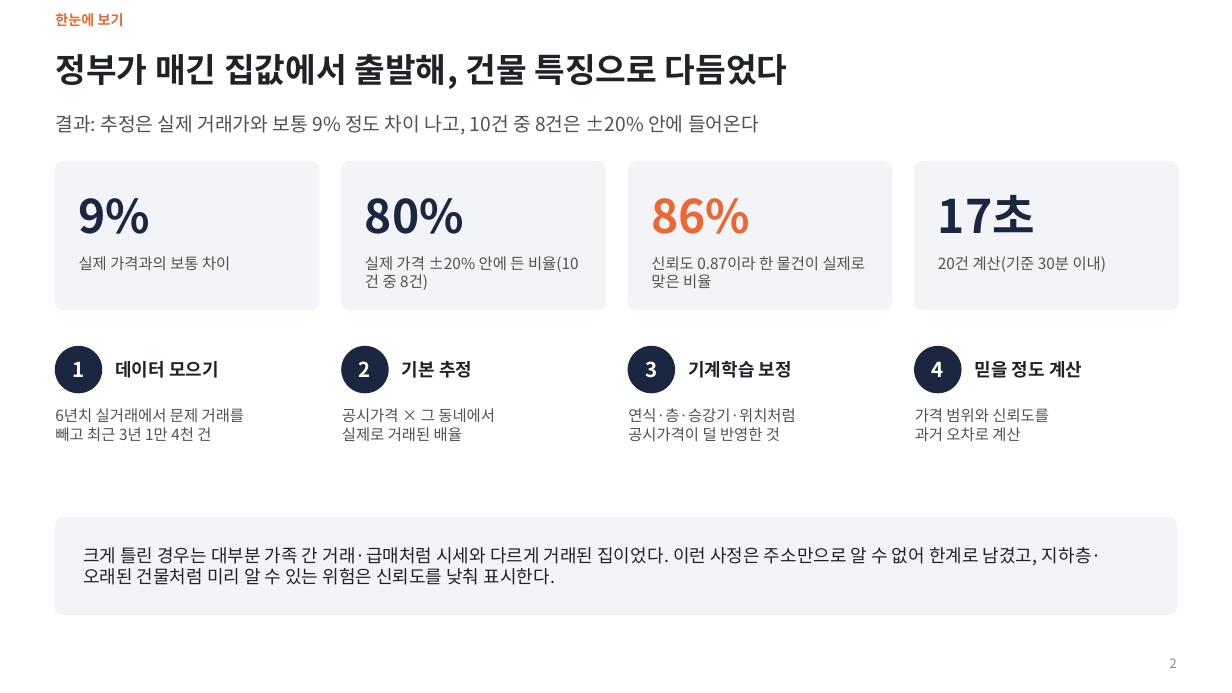
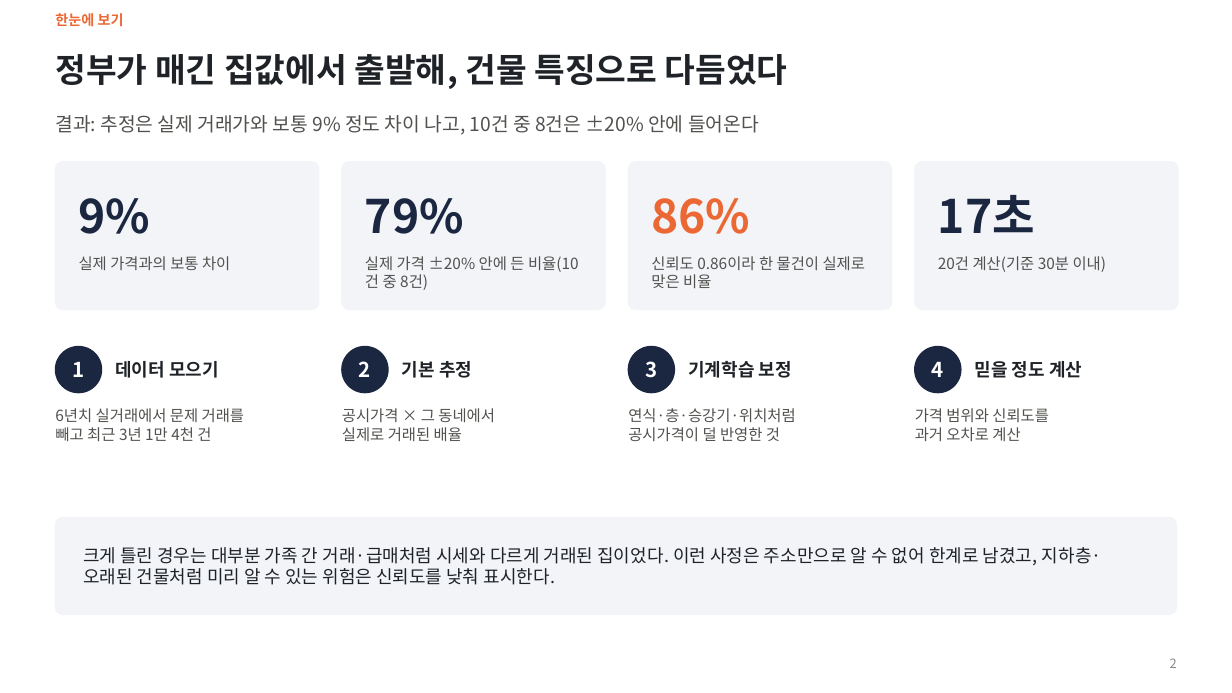
Before and after one commit to KimInSeok-DA/DA_Seoul_Villa_AVM, a slide deck: slide 2 of presentation/AVM_발표.pptx. Drawn at 1232x693 pixels with LibreOffice and Linux fonts; fonts in the diff are those of the drawing. Boxes give left, top, right and bottom in pixels: in the first picture for what was removed or moved away, otherwise in the second. Text is boxed around its words. In the diff, an @@ line names an element or a change of style, - is before the commit and + after.

Commit message:
문서·PPT: 철거된 건물 거래 제외 반영과 숫자 갱신
- README 결과 표·데이터·환경 변수, PPT 재료, 용어사전, 진행 과정, 1007_13·15 수치 갱신
- PPT 데이터 다듬기·자체 검증·신뢰도·크게 틀린 사례·예시·부록 수치, AI 활용 장 문서·PR 수
- HANDOFF·작업일지·AI 활용 기록

```diff
--- a/presentation/AVM_발표.pptx
+++ b/presentation/AVM_발표.pptx
@@ text at [365,198,464,234]: text changed @@
-80%
+79%
@@ text at [651,256,865,288]: text changed @@
-신뢰도 0.87이라 한 물건이 실제로 맞은 비율
+신뢰도 0.86이라 한 물건이 실제로 맞은 비율
```
Also in this commit, not shown: 11 other slides changed, 10 other files.
